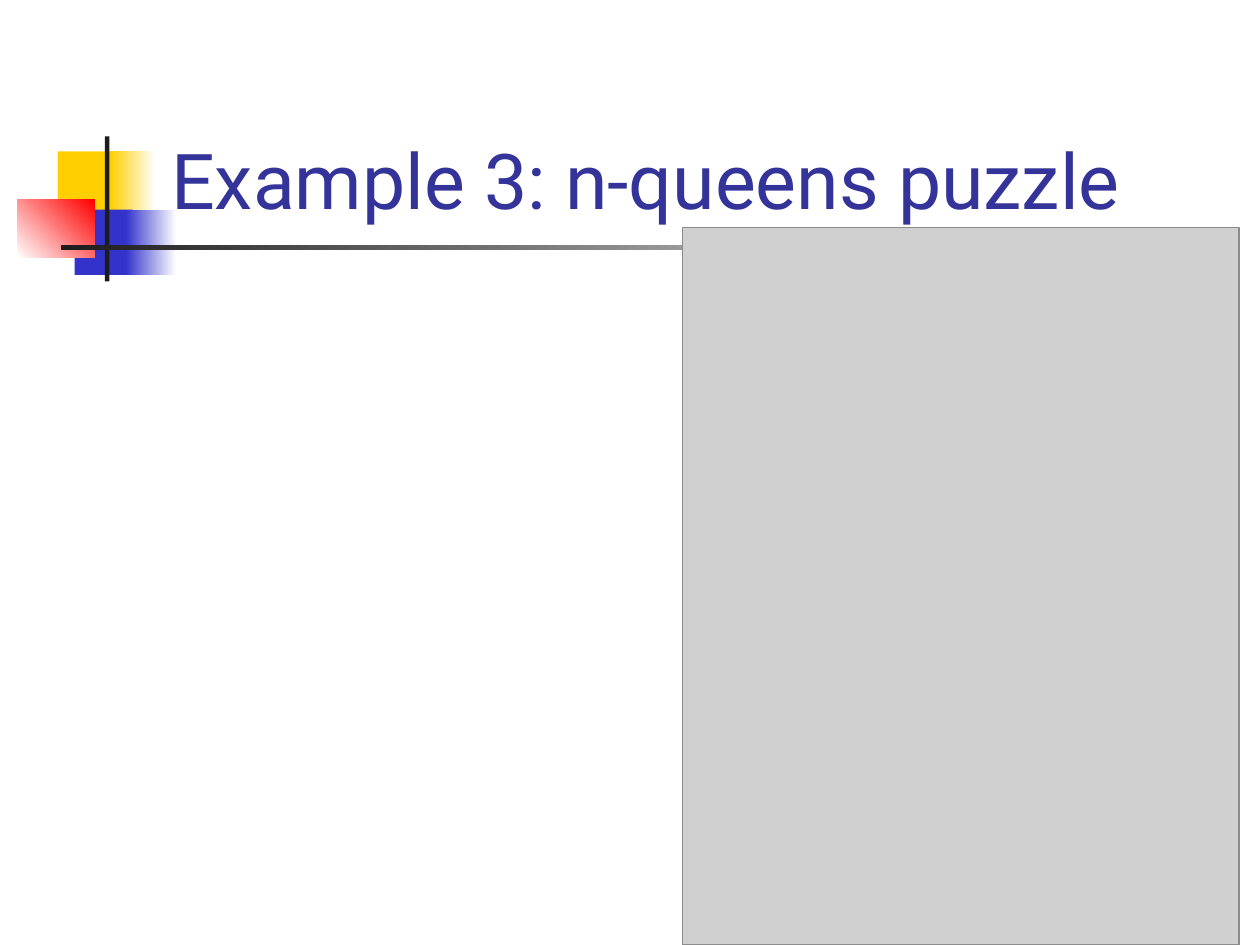
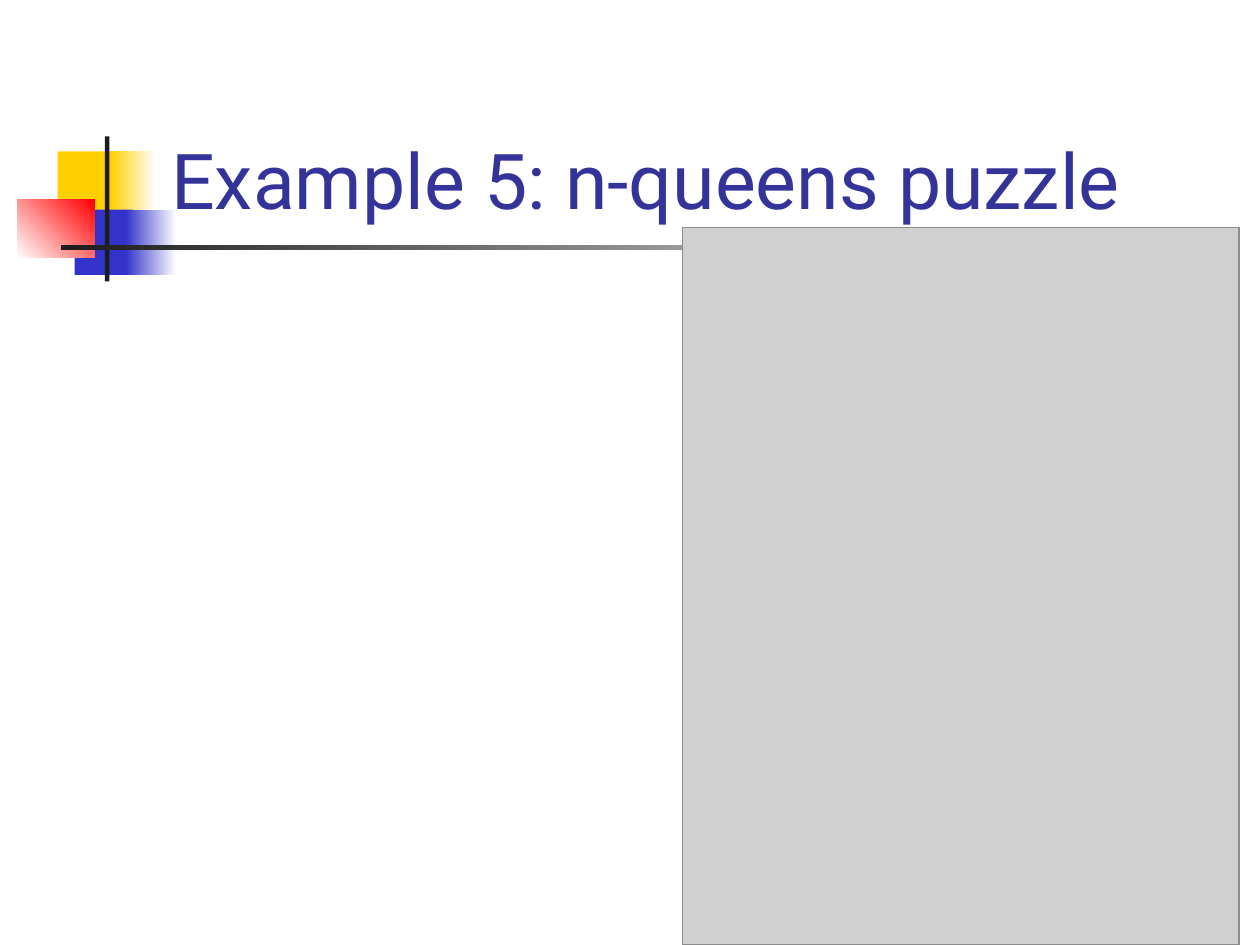
Before and after one commit to csslab-ustc/csslab-ustc.github.io, a slide deck: slide 37 of courses/theory/slides/lec07-sat.pptx (slide 35 before the commit). Drawn at 1260x945 pixels with LibreOffice and Linux fonts; fonts in the diff are those of the drawing; grey boxes stand for pictures. Boxes give left, top, right and bottom in pixels: in the first picture for what was removed or moved away, otherwise in the second. Text is boxed around its words. In the diff, an @@ line names an element or a change of style, - is before the commit and + after.

```diff
--- a/courses/theory/slides/lec07-sat.pptx
+++ b/courses/theory/slides/lec07-sat.pptx
@@ title at (x1=171, y1=151, x2=1119, y2=225): text changed @@
-Example 3: n-queens puzzle
+Example 5: n-queens puzzle
```
Also in this commit, not shown: 1 other slide changed, 2 slides added, 7 other files.
